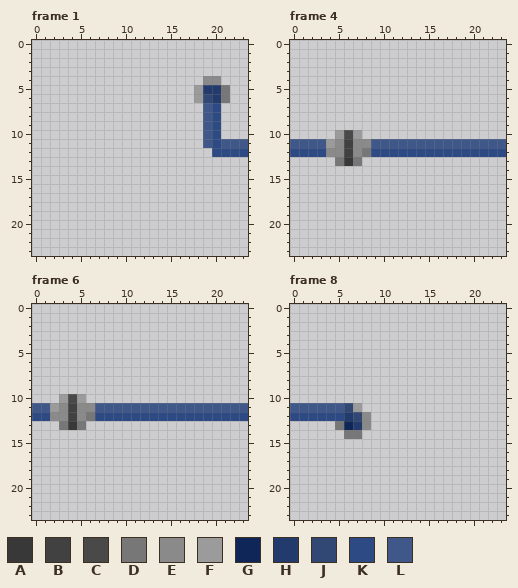
Pixel-art file, stored at Assets/Resources/aseprite/tuyau.aseprite. This is how it looked before the edit.
24x24 pixels, 22 frames. Colours within 5 levels of each other are drawn and written as one. Shown: frame 1, frame 4, frame 6, frame 8. The commit also changed other frames, which this record leaves out.
Palette (. is transparent): A #383838  B #414141  C #494949  D #777777  E #8a8a8a  F #9b9b9b  G #0f2758  H #223b6c  J #324874  K #2d4a85  L #3f5889
Pixels before, frame 1, first column x 18:
 4 .EE...
 5 FHHD..
 6 FJHD..
 7 .LK...
 8 .LK...
 9 .LK...
10 .LK...
11 .LKLLL
12 ..KKKK
Pixels before, frame 4, first column x 0:
10 .....FCF................
11 LLLLFEBEELLLLLLLLLLLLLLL
12 KKKKEEBEDKKKKKKKKKKKKKKK
13 .....DAD................
Pixels before, frame 6, first column x 0:
10 ...FCF..................
11 LLFEBEELLLLLLLLLLLLLLLLL
12 KKEEBEDKKKKKKKKKKKKKKKKK
13 ...DAD..................
Pixels before, frame 8, first column x 0:
11 LLLLLLJF.
12 KKKKKKHJE
13 .....DGHE
14 ......DD.
After:
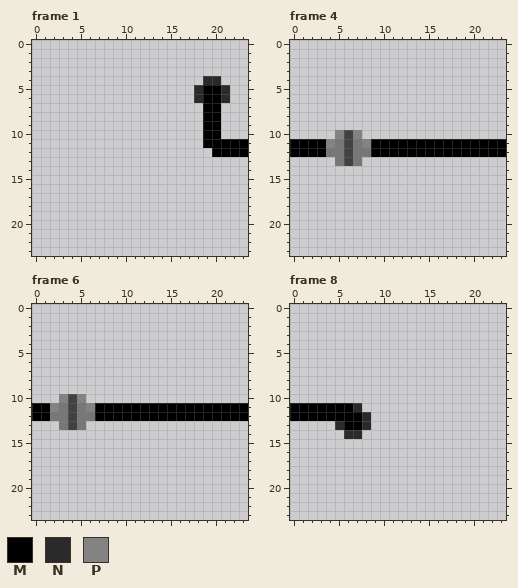
Colours new in this view: M #000000  N #2a2a2a  P #838383
Diff:
layer "blue/blue" added
layer "blue/em" added
layer "blue/Layer 2" added
layer "grey Copy" removed
Changed rows in their new state; - is an unchanged pixel.
Frame 1, layers "blue/Layer 2", "blue/em":
first column x 18:
 4 -NN---
 5 NMMN--
 6 NMMN--
 7 -MM---
 8 -MM---
 9 -MM---
10 -MM---
11 -MMMMM
12 --MMMM
Frame 4, layers "blue/Layer 2", "blue/em":
first column x 0:
10 -----PBP----------------
11 MMMMPD-DPMMMMMMMMMMMMMMM
12 MMMMDD-D-MMMMMMMMMMMMMMM
13 ------B-----------------
Frame 6, layers "blue/Layer 2", "blue/em":
first column x 0:
10 ---PBP------------------
11 MMPD-DPMMMMMMMMMMMMMMMMM
12 MMDD-D-MMMMMMMMMMMMMMMMM
13 ----B-------------------
Frame 8, layers "blue/Layer 2", "blue/em":
first column x 0:
11 MMMMMMMN-
12 MMMMMMMMN
13 -----NMMN
14 ------NN-
Boxes around the changes in both pictures, in picture pixels (x1, y1, x2, y2):
changed: (194, 76, 248, 157)
changed: (290, 130, 506, 166)
changed: (32, 394, 248, 430)
changed: (290, 403, 371, 439)
